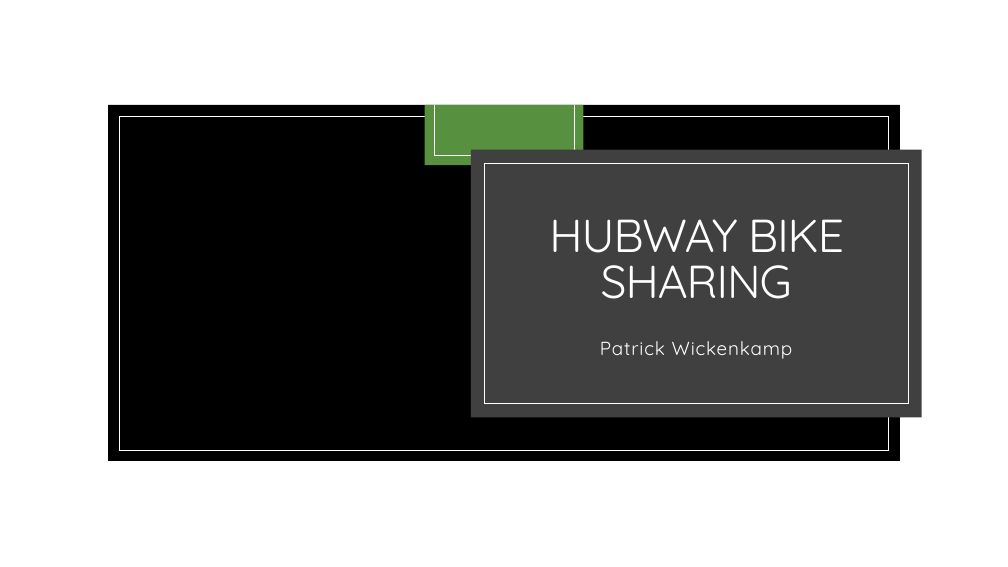
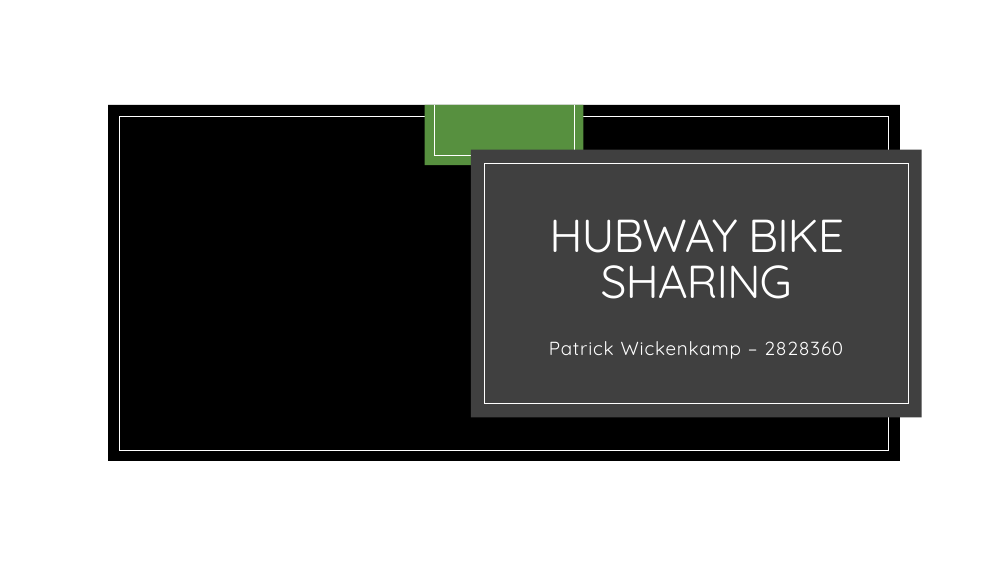
Before and after one commit to MoodyPat/BigDataHubway, a slide deck: slide 1 of Praesentation.pptx. Drawn at 1008x567 pixels with LibreOffice and Linux fonts; fonts in the diff are those of the drawing; background and template pictures are left out. Boxes give left, top, right and bottom in pixels: in the first picture for what was removed or moved away, otherwise in the second. Text is boxed around its words. In the diff, an @@ line names an element or a change of style, - is before the commit and + after.

```diff
--- a/Praesentation.pptx
+++ b/Praesentation.pptx
@@ subtitle at bbox=[549, 341, 843, 359]: text changed @@
-Patrick Wickenkamp
+Patrick Wickenkamp – 2828360
```
Also in this commit, not shown: 21 other slides changed, 3 other files.
